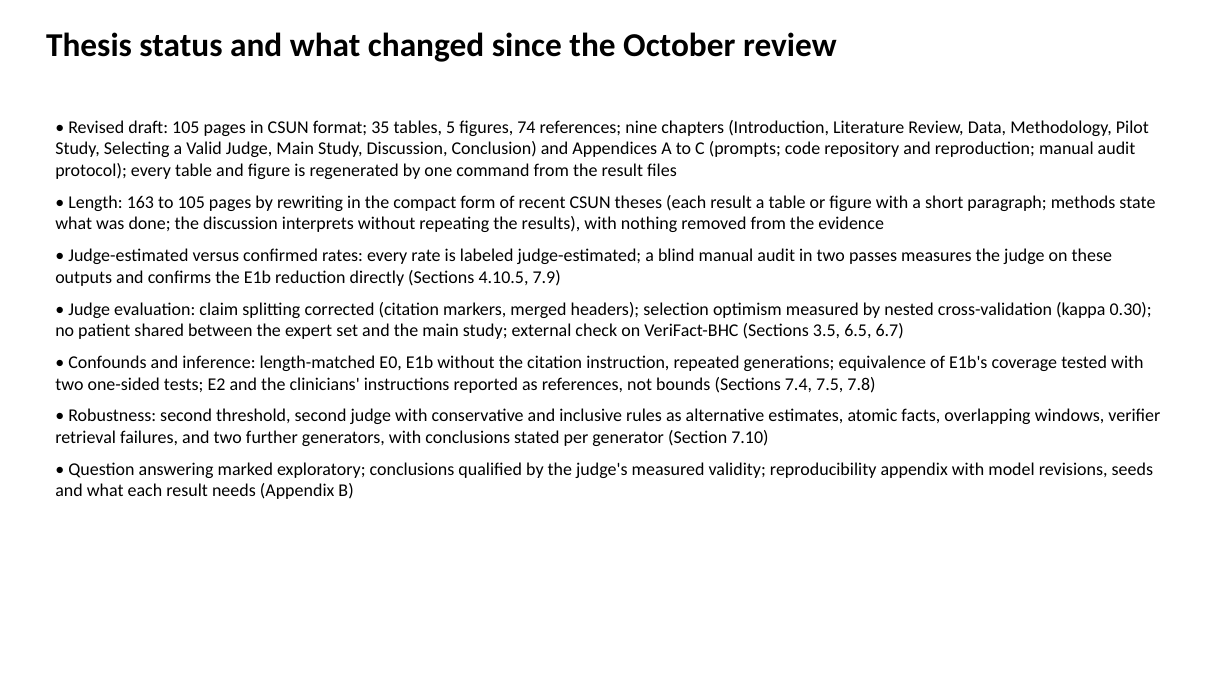
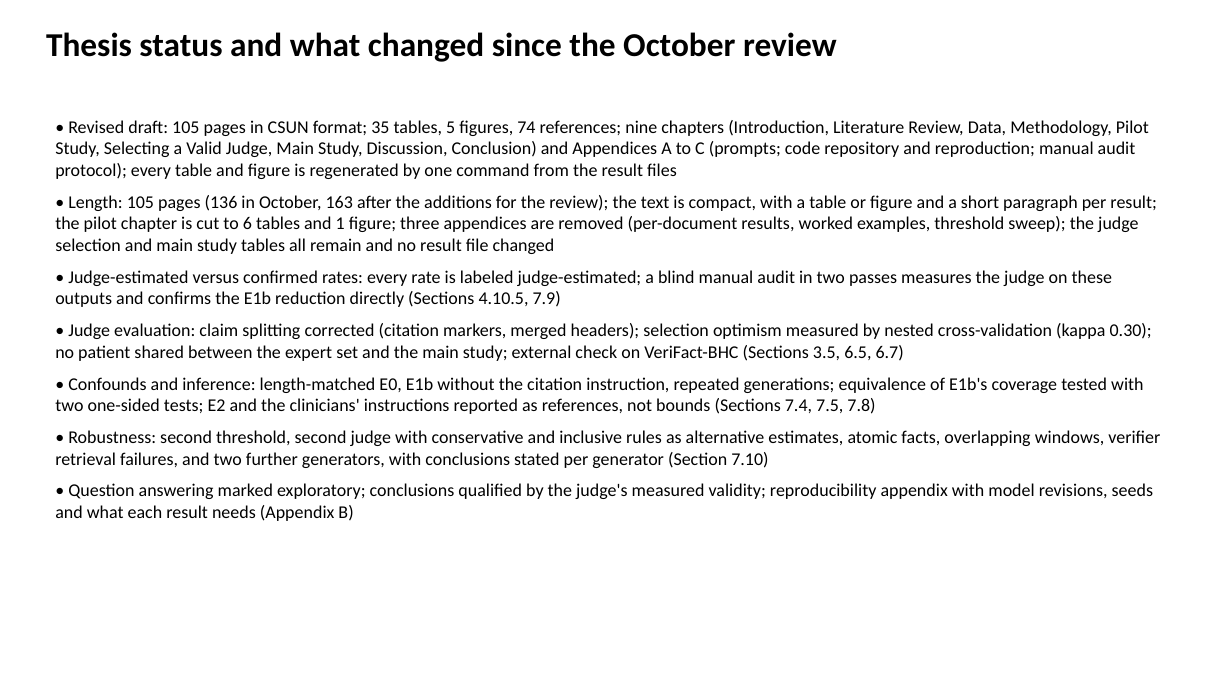
Before and after one commit to slay-a/medical-hallucination-eval, a slide deck: slide 13 of deliverables/Progress_Slides_Fall2026.pptx. Drawn at 1232x693 pixels with LibreOffice and Linux fonts; fonts in the diff are those of the drawing. Boxes give left, top, right and bottom in pixels: in the first picture for what was removed or moved away, otherwise in the second. Text is boxed around its words. In the diff, an @@ line names an element or a change of style, - is before the commit and + after.

Commit message:
Rebuild the progress slides and the source code and data description

```diff
--- a/deliverables/Progress_Slides_Fall2026.pptx
+++ b/deliverables/Progress_Slides_Fall2026.pptx
@@ text at <box>55,195,1156,254</box>: text changed @@
-• Length: 163 to 105 pages by rewriting in the compact form of recent CSUN theses (each result a table or figure with a short paragraph; methods state what was done; the discussion interprets without repeating the results), with nothing removed from the evidence
+• Length: 105 pages (136 in October, 163 after the additions for the review); the text is compact, with a table or figure and a short paragraph per result; the pilot chapter is cut to 6 tables and 1 figure; three appendices are removed (per-document results, worked examples, threshold sweep); the judge selection and main study tables all remain and no result file changed
```
Also in this commit, not shown: 2 other files.
